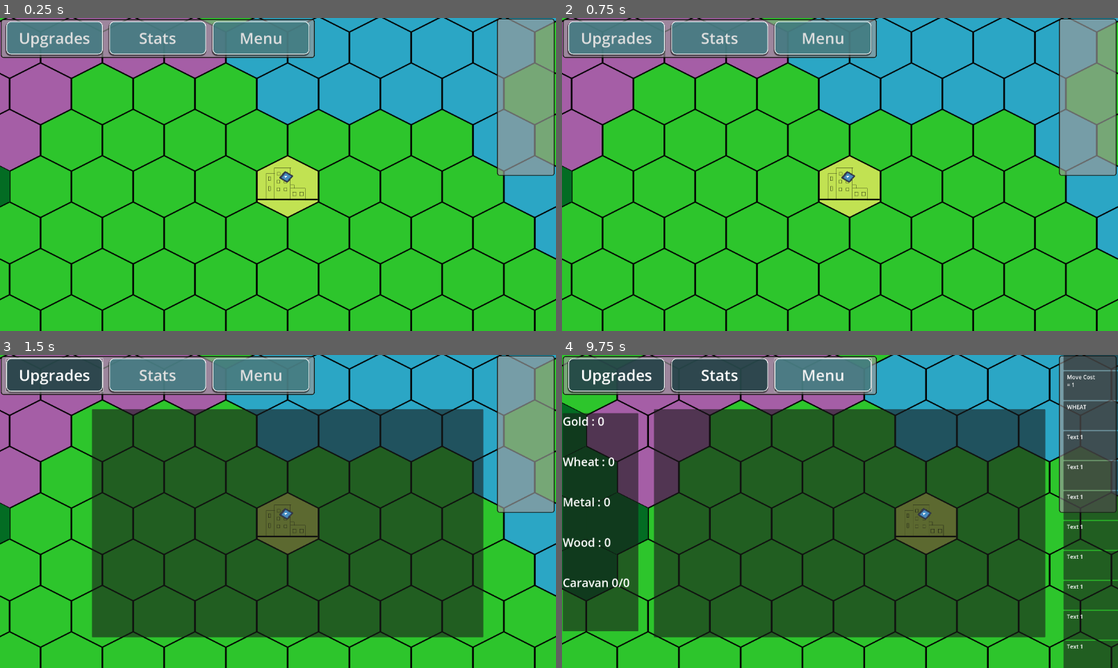
Above: before the commit, frames 1-4 (two rows, left to right).
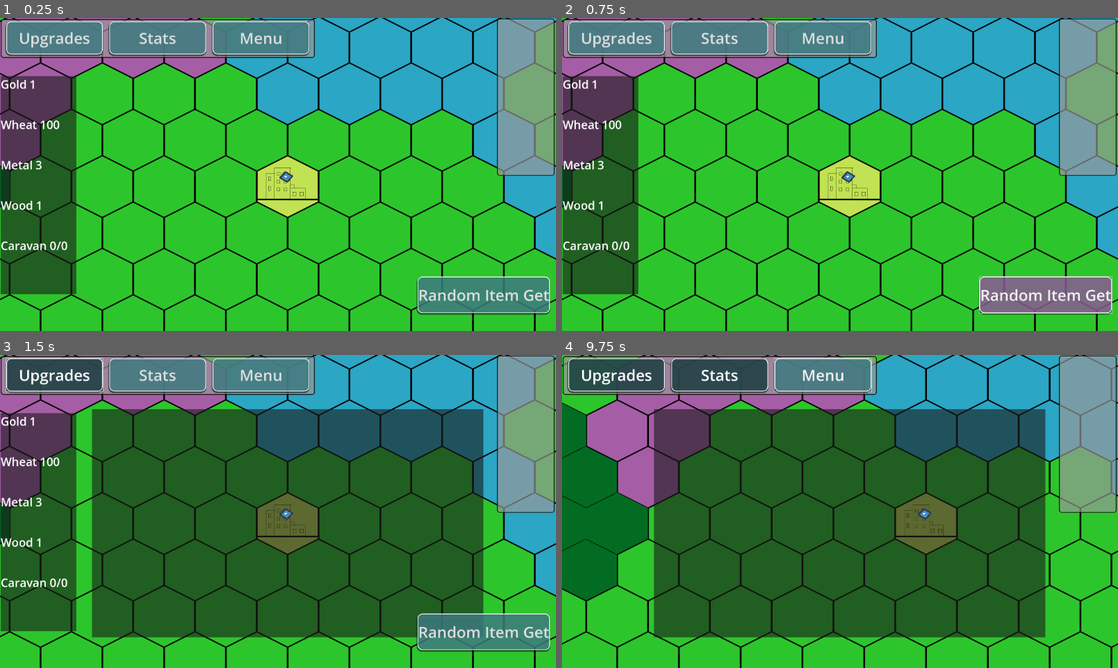
Above: after the commit, the same moments.

Repository: Group05Games/GMTK-Game-Jam-2025
Game: Godot game, scene res://Scenes/Main.tscn
The game is run twice, just before and just after one commit, with the same random seed, the same clock (stepped at 60 frames per second) and the same inputs. The engine's default icon, where the game draws it, is replaced by a stand-in: a white triangle on a blue panel in a dark square.
Inputs (mouse positions are in pixels of both pictures, inside the frame that each line leads up to):
- Up to frame 1 (0.25 s): no input
- Up to frame 2 (0.75 s): click (1045, 293) at 0.5 s, where only the run after the commit has a clickable "Random Item Get"
- Up to frame 3 (1.5 s): click "Upgrades" at 1.25 s
- Up to frame 4 (9.75 s): click "Stats" at 2 s; click "Menu" at 2.75 s; click "Main Menu" at 3.5 s; click "Options" at 4.25 s; click "Resume" at 5 s; move the mouse to (962, 495) at 5.77 s; hold D (Right) 5.78-6.53 s; click (962, 495) at 5.85 s; right-click (962, 495) at 6.05 s; move the mouse to (728, 527) at 6.52 s; hold S (Down) 6.53-7.28 s; right-click (728, 527) at 6.6 s; click (728, 527) at 6.8 s; move the mouse to (895, 442) at 7.27 s; hold D (Right) 7.28-8.03 s; click (895, 442) at 7.35 s; right-click (895, 442) at 7.55 s; move the mouse to (812, 574) at 8.02 s; hold W (Up) 8.03-8.78 s; right-click (812, 574) at 8.1 s; click (812, 574) at 8.3 s; move the mouse to (1006, 558) at 8.77 s; hold A (Left) from 8.78 s (still down); tap Mouse wheel down (Scroll_Down) at 8.85 s; click (1006, 558) at 8.92 s; right-click (1006, 558) at 9.05 s; tap Escape (Escape) at 9.4 s; move the mouse to (673, 464) at 9.52 s; tap Mouse wheel up (Scroll_Up) at 9.6 s

The runs differ from the first frame. In frame 1, 12% of the frame differs, in the area x 0-99%, y 18-95%; in frame 2, 12%; in frame 3, 12%; in frame 4, 19%, in the area x 0-100%, y 0-100%.

Commit message:
Added Main Menu
Added Main Menu
Added Stats Updating

Diff:
--- /dev/null
+++ b/new-game-project/Assets/Credits_Theme.tres
@@ -0,0 +1,8 @@
+[gd_resource type="Theme" load_steps=2 format=3 uid="uid://ddwcownhfnpwi"]
+
+[sub_resource type="StyleBoxFlat" id="StyleBoxFlat_q70ye"]
+bg_color = Color(0.506083, 0.454321, 0.431824, 1)
+
+[resource]
+Label/colors/font_color = Color(0, 0, 0, 1)
+Panel/styles/panel = SubResource("StyleBoxFlat_q70ye")
--- a/new-game-project/Assets/Menu_Theme.tres
+++ b/new-game-project/Assets/Menu_Theme.tres
@@ -1,7 +1,6 @@
-[gd_resource type="Theme" load_steps=5 format=3 uid="uid://bnhtrws5r2en4"]
+[gd_resource type="Theme" load_steps=4 format=3 uid="uid://bnhtrws5r2en4"]
 
 [ext_resource type="StyleBox" uid="uid://cyq5addfhgbpi" path="res://Assets/Button_Hover_Style_Box.tres" id="1_bjxs2"]
-[ext_resource type="StyleBox" uid="uid://cshytomkbkg3g" path="res://Assets/Menu_Style_Box.tres" id="1_lei82"]
 [ext_resource type="StyleBox" uid="uid://cpowr0lmsvg8q" path="res://Assets/Button_Style_Box.tres" id="1_v72vo"]
 [ext_resource type="StyleBox" uid="uid://qhkm68ic818p" path="res://Assets/Button_Pressed_Style_Box.tres" id="3_2cl36"]
 
@@ -11,4 +10,4 @@
 Button/styles/normal = ExtResource("1_v72vo")
 Button/styles/pressed = ExtResource("3_2cl36")
 Label/font_sizes/font_size = 48
-Panel/styles/panel = ExtResource("1_lei82")
+Panel/styles/panel = null
--- /dev/null
+++ b/new-game-project/Audio/default_bus_layout.tres
@@ -0,0 +1,21 @@
+[gd_resource type="AudioBusLayout" format=3 uid="uid://cjpptalj21nh6"]
+
+[resource]
+bus/1/name = &"Music"
+bus/1/solo = false
+bus/1/mute = false
+bus/1/bypass_fx = false
+bus/1/volume_db = 0.0
+bus/1/send = &"Master"
+bus/2/name = &"Sounds"
+bus/2/solo = false
+bus/2/mute = false
+bus/2/bypass_fx = false
+bus/2/volume_db = 0.0
+bus/2/send = &"Master"
+bus/3/name = &"New Bus 3"
+bus/3/solo = false
+bus/3/mute = false
+bus/3/bypass_fx = false
+bus/3/volume_db = 0.0
+bus/3/send = &"Master"
--- a/new-game-project/Prefabs/Camera.tscn
+++ b/new-game-project/Prefabs/Camera.tscn
@@ -1,8 +1,10 @@
-[gd_scene load_steps=4 format=3 uid="uid://b7kdwob6oncjc"]
+[gd_scene load_steps=6 format=3 uid="uid://b7kdwob6oncjc"]
 
 [ext_resource type="Script" uid="uid://b6yr7h2iwq52" path="res://Script/CameraController.gd" id="1_regp8"]
 [ext_resource type="Theme" uid="uid://ccoc373wmcfuo" path="res://Assets/Stats_Theme.tres" id="2_yp6pr"]
 [ext_resource type="PackedScene" uid="uid://muge8i3t54oq" path="res://Prefabs/Pause_Menu.tscn" id="3_yp6pr"]
+[ext_resource type="Script" uid="uid://d0xdcg0uqxfo2" path="res://Script/Stats_Controller.gd" id="4_twoia"]
+[ext_resource type="Theme" uid="uid://bnhtrws5r2en4" path="res://Assets/Menu_Theme.tres" id="5_s857k"]
 
 [node name="Camera2D" type="Camera2D"]
 zoom = Vector2(0.5, 0.5)
@@ -84,11 +86,11 @@
 metadata/_edit_use_anchors_ = true
 
 [node name="StatsPanel" type="Control" parent="."]
-visible = false
 layout_mode = 3
 anchors_preset = 0
 offset_right = 40.0
 offset_bottom = 40.0
+script = ExtResource("4_twoia")
 
 [node name="Panel" type="Panel" parent="StatsPanel"]
 layout_mode = 0
@@ -125,6 +127,16 @@
 layout_mode = 2
 text = "Caravan 0/0"
 
+[node name="GiveMeRandomResource" type="Button" parent="StatsPanel"]
+layout_mode = 0
+offset_left = 578.0
+offset_top = 423.0
+offset_right = 1079.0
+offset_bottom = 574.0
+theme = ExtResource("5_s857k")
+text = "Random Item Get"
+
 [connection signal="pressed" from="MenuPanel/HBoxContainer/Upgrades" to="." method="_on_upgrades_pressed"]
 [connection signal="pressed" from="MenuPanel/HBoxContainer/Stats" to="." method="_on_stats_pressed"]
 [connection signal="pressed" from="MenuPanel/HBoxContainer/Menu" to="." method="_on_menu_pressed"]
+[connection signal="pressed" from="StatsPanel/GiveMeRandomResource" to="." method="_on_give_me_random_resource_pressed"]
--- a/new-game-project/Prefabs/Pause_Menu.tscn
+++ b/new-game-project/Prefabs/Pause_Menu.tscn
@@ -82,6 +82,7 @@
 [node name="VolumeSliderMaster" type="HSlider" parent="SoundMenuContainer/VBoxContainer"]
 layout_mode = 2
 script = ExtResource("3_wrvdy")
+bus_Name = "Master"
 
 [node name="Music" type="Label" parent="SoundMenuContainer/VBoxContainer"]
 layout_mode = 2
@@ -91,6 +92,7 @@
 [node name="VolumeSliderMusic" type="HSlider" parent="SoundMenuContainer/VBoxContainer"]
 layout_mode = 2
 script = ExtResource("3_wrvdy")
+bus_Name = "Music"
 
 [node name="Sounds" type="Label" parent="SoundMenuContainer/VBoxContainer"]
 layout_mode = 2
@@ -100,6 +102,7 @@
 [node name="VolumeSliderSound" type="HSlider" parent="SoundMenuContainer/VBoxContainer"]
 layout_mode = 2
 script = ExtResource("3_wrvdy")
+bus_Name = "Sound"
 
 [node name="GoBack" type="Button" parent="SoundMenuContainer/VBoxContainer"]
 layout_mode = 2
--- a/new-game-project/Scenes/Main.tscn
+++ b/new-game-project/Scenes/Main.tscn
@@ -7,6 +7,7 @@
 [ext_resource type="TileSet" uid="uid://cp3r1y04vw1ab" path="res://Assets/Board_Tile_Tilemaps.tres" id="3_tq7qs"]
 [ext_resource type="Script" uid="uid://buj6ft1vvdf2f" path="res://addons/hexagon_tilemaplayer/hexagon_tilemaplayer.gd" id="4_asxmm"]
 [ext_resource type="PackedScene" uid="uid://bw2o1uuun6ifq" path="res://Prefabs/tile_information_display.tscn" id="7_jw32o"]
+[ext_resource type="PackedScene" uid="uid://muge8i3t54oq" path="res://Prefabs/Pause_Menu.tscn" id="8_50glp"]
 
 [sub_resource type="Curve2D" id="Curve2D_feffm"]
 _data = {
@@ -51,3 +52,6 @@
 one_shot = true
 
 [node name="TileInformationDisplay" parent="." instance=ExtResource("7_jw32o")]
+
+[node name="PauseMenu" parent="." instance=ExtResource("8_50glp")]
+visible = false
--- /dev/null
+++ b/new-game-project/Scenes/main_menu.tscn
@@ -0,0 +1,141 @@
+[gd_scene load_steps=6 format=3 uid="uid://clsvi4r7521vx"]
+
+[ext_resource type="Script" uid="uid://duova4pchps62" path="res://Script/Main_Menu_Controller.gd" id="1_1ehe0"]
+[ext_resource type="Texture2D" uid="uid://bxcoa8qiwgsy4" path="res://Imports/All Roads Lead To Home.png" id="1_48xlc"]
+[ext_resource type="Theme" uid="uid://bnhtrws5r2en4" path="res://Assets/Menu_Theme.tres" id="2_1ehe0"]
+[ext_resource type="Script" uid="uid://bn4418bjysxsc" path="res://Script/Volume_Slider.gd" id="4_ce3w2"]
+[ext_resource type="Theme" uid="uid://ddwcownhfnpwi" path="res://Assets/Credits_Theme.tres" id="5_n45e2"]
+
+[node name="MainMenu" type="Control"]
+layout_mode = 3
+anchors_preset = 15
+anchor_right = 1.0
+anchor_bottom = 1.0
+grow_horizontal = 2
+grow_vertical = 2
+script = ExtResource("1_1ehe0")
+
+[node name="Background" type="TextureRect" parent="."]
+z_index = -10
+layout_mode = 0
+offset_right = 1920.0
+offset_bottom = 1080.0
+scale = Vector2(0.6, 0.6)
+texture = ExtResource("1_48xlc")
+
+[node name="MarginContainer" type="MarginContainer" parent="."]
+layout_mode = 1
+anchors_preset = -1
+anchor_left = 0.00694444
+anchor_top = 0.479938
+anchor_right = 0.25
+anchor_bottom = 1.00772
+grow_horizontal = 0
+grow_vertical = 0
+theme_override_constants/margin_left = 15
+theme_override_constants/margin_top = 15
+theme_override_constants/margin_right = 15
+theme_override_constants/margin_bottom = 15
+metadata/_edit_use_anchors_ = true
+
+[node name="VBoxContainer" type="VBoxContainer" parent="MarginContainer"]
+layout_mode = 2
+theme = ExtResource("2_1ehe0")
+theme_override_constants/separation = 15
+
+[node name="Start" type="Button" parent="MarginContainer/VBoxContainer"]
+layout_mode = 2
+text = "Start"
+
+[node name="Options" type="Button" parent="MarginContainer/VBoxContainer"]
+layout_mode = 2
+text = "Options"
+
+[node name="Credits" type="Button" parent="MarginContainer/VBoxContainer"]
+layout_mode = 2
+text = "Credits"
+
+[node name="SoundMenuContainer" type="MarginContainer" parent="."]
+visible = false
+layout_mode = 1
+anchors_preset = -1
+anchor_left = 0.0998264
+anchor_top = 0.156636
+anchor_right = 0.900174
+anchor_bottom = 0.843364
+grow_horizontal = 2
+grow_vertical = 2
+metadata/_edit_use_anchors_ = true
+
+[node name="Panel" type="Panel" parent="SoundMenuContainer"]
+z_index = -4
+layout_mode = 2
+
+[node name="VBoxContainer" type="VBoxContainer" parent="SoundMenuContainer"]
+layout_mode = 2
+theme = ExtResource("2_1ehe0")
+theme_override_constants/separation = 17
+
+[node name="Master" type="Label" parent="SoundMenuContainer/VBoxContainer"]
+layout_mode = 2
+text = "Master Volume"
+horizontal_alignment = 1
+
+[node name="VolumeSliderMaster" type="HSlider" parent="SoundMenuContainer/VBoxContainer"]
+layout_mode = 2
+script = ExtResource("4_ce3w2")
+bus_Name = "Master"
+
+[node name="Music" type="Label" parent="SoundMenuContainer/VBoxContainer"]
+layout_mode = 2
+text = "Music Volume"
+horizontal_alignment = 1
+
+[node name="VolumeSliderMusic" type="HSlider" parent="SoundMenuContainer/VBoxContainer"]
+layout_mode = 2
+script = ExtResource("4_ce3w2")
+bus_Name = "Music"
+
+[node name="Sounds" type="Label" parent="SoundMenuContainer/VBoxContainer"]
+layout_mode = 2
+text = "Sound Volume"
+horizontal_alignment = 1
+
+[node name="VolumeSliderSound" type="HSlider" parent="SoundMenuContainer/VBoxContainer"]
+layout_mode = 2
+script = ExtResource("4_ce3w2")
+bus_Name = "Sounds"
+
+[node name="GoBack" type="Button" parent="SoundMenuContainer/VBoxContainer"]
+z_index = 1
+layout_mode = 2
+text = "Go Back"
+
+[node name="Credits" type="Panel" parent="."]
+visible = false
+layout_mode = 1
+anchors_preset = -1
+anchor_left = 0.25217
+anchor_top = 0.237654
+anchor_right = 0.74783
+anchor_bottom = 0.762346
+grow_horizontal = 2
+grow_vertical = 2
+theme = ExtResource("5_n45e2")
+metadata/_edit_use_anchors_ = true
+
+[node name="Label" type="Label" parent="Credits"]
+layout_mode = 0
+offset_right = 573.0
+offset_bottom = 336.0
+text = "Art
+Person 1
+Person 2
+Person 3
+Person 4"
+horizontal_alignment = 1
+
+[connection signal="pressed" from="MarginContainer/VBoxContainer/Start" to="." method="_on_start_pressed"]
+[connection signal="pressed" from="MarginContainer/VBoxContainer/Options" to="." method="_on_options_pressed"]
+[connection signal="pressed" from="MarginContainer/VBoxContainer/Credits" to="." method="_on_credits_pressed"]
+[connection signal="pressed" from="SoundMenuContainer/VBoxContainer/GoBack" to="." method="_on_go_back_pressed"]
--- a/new-game-project/Script/CameraController.gd
+++ b/new-game-project/Script/CameraController.gd
@@ -5,7 +5,7 @@
 @onready var menu: Button = $MenuPanel/HBoxContainer/Menu
 @onready var stats_panel: Control = $StatsPanel
 @onready var upgrades_panel: Control = $UpgradesPanel
-
+var LogShow
 
 func _physics_process(delta: float) -> void:
 	handle_movement(delta)
@@ -51,3 +51,14 @@
 
 func _on_upgrades_pressed() -> void:
 	upgrades_panel.visible = !upgrades_panel.visible
+
+
+func _on_give_me_random_resource_pressed() -> void:
+	var rng = randi_range(1,4)
+
+	#GlobalSettings.CityInventory.addArray([GlobalSettings.ResourceType.vrng, GlobalSettings.ResourceType[str(rng)]], [2, 1])
+
+
+
+func _on_log_pressed() -> void:
+	pass # Replace with function body.
--- a/new-game-project/Script/GlobalSettings.gd
+++ b/new-game-project/Script/GlobalSettings.gd
@@ -35,6 +35,7 @@
 var MaxZoom : float = 2.0
 var MinZoom : float = 0.1
 var InMenu : bool = false
+var bus_index: int
 
 func _ready():
 	CityInventory.initInv()
@@ -44,6 +45,7 @@
 	print("Wood " + str(CityInventory.inventory[ResourceType.WOOD]))
 	print("Gold " + str(CityInventory.inventory[ResourceType.GOLD]))
 	CityInventory.addArray([ResourceType.WOOD, ResourceType.GOLD], [2, 1])
+	CityInventory.addArray([ResourceType.WHEAT, ResourceType.GOLD], [100, 1])
 	print()
 	print("Wood " + str(CityInventory.inventory[ResourceType.WOOD]))
 	print("Gold " + str(CityInventory.inventory[ResourceType.GOLD]))
@@ -61,4 +63,4 @@
 	print("Metal " + str(CityInventory.inventory[ResourceType.METAL]))
 	print()
 	print("Wheat: " + str(CityInventory.inventory[ResourceType.WHEAT]))
-	CityInventory.convertToGold()
+	#CityInventory.convertToGold()
--- /dev/null
+++ b/new-game-project/Script/Main_Menu_Controller.gd
@@ -0,0 +1,29 @@
+extends Control
+
+@export var Map1 : PackedScene = preload("res://Scenes/Main.tscn")
+@onready var MainButtons: MarginContainer = $MarginContainer
+
+@onready var SoundMenu: MarginContainer = $SoundMenuContainer
+@onready var Credits: Panel = $Credits
+
+# Called when the node enters the scene tree for the first time.
+func _ready() -> void:
+	pass # Replace with function body.
+
+
+func _on_start_pressed() -> void:
+	get_tree().change_scene_to_packed(Map1)
+
+
+func _on_options_pressed() -> void:
+	MainButtons.visible = !MainButtons.visible
+	SoundMenu.visible = !SoundMenu.visible
+
+
+func _on_credits_pressed() -> void:
+	Credits.visible = !Credits.visible
+
+
+func _on_go_back_pressed() -> void:
+	MainButtons.visible = !MainButtons.visible
+	SoundMenu.visible = !SoundMenu.visible
--- /dev/null
+++ b/new-game-project/Script/Stats_Controller.gd
@@ -0,0 +1,19 @@
+extends Control
+
+@onready var gold: Label = $Panel/VBoxContainer/Gold
+@onready var wheat: Label = $Panel/VBoxContainer/Wheat
+@onready var metal: Label = $Panel/VBoxContainer/Metal
+@onready var wood: Label = $Panel/VBoxContainer/Wood
+@onready var caravan_total: Label = $Panel/VBoxContainer/CaravanTotal
+
+# Called when the node enters the scene tree for the first time.
+func _ready() -> void:
+	pass # Replace with function body.
+
+
+# Called every frame. 'delta' is the elapsed time since the previous frame.
+func _physics_process(delta: float) -> void:
+	gold.text = "Gold " + str(GlobalSettings.CityInventory.inventory[GlobalSettings.ResourceType.GOLD])
+	wheat.text = "Wheat " + str(GlobalSettings.CityInventory.inventory[GlobalSettings.ResourceType.WHEAT])
+	metal.text = "Metal " + str(GlobalSettings.CityInventory.inventory[GlobalSettings.ResourceType.METAL])
+	wood.text = "Wood " + str(GlobalSettings.CityInventory.inventory[GlobalSettings.ResourceType.WOOD])
--- a/new-game-project/Script/Tile_Interaction_Controller.gd
+++ b/new-game-project/Script/Tile_Interaction_Controller.gd
@@ -9,25 +9,25 @@
 	pass
 
 func _physics_process(delta: float) -> void:
-	if Input.is_action_just_pressed("Mouse_1"):
-		MousePress = get_global_mouse_position()
-		var result = map.local_to_cube(MousePress)
+	if Input.is_action_just_pressed("Mouse_1") && GlobalSettings.InMenu != true:
+		MousePress = get_global_mouse_position() #Where is mouse cursor
+		var result = map.local_to_cube(MousePress)  #Converting cursor space into Hex Space
 		#print("Clicked " , MousePress , " and found: " , result)
 
-		var tile = map.get_cell_source_id(map.cube_to_map(result))
+		var tile = map.get_cell_source_id(map.cube_to_map(result)) #Covert Hex Space into 2D TileMap Space
 		#print(tile)
 		#print(GlobalSettings.TileDictionary.Bog.ID)
 
 		var ev := EventManager.get_event_by_name("Bandit Ambush")
 		EventManager.show_event_popup(ev, tile)
 
-		var search = str(tile)
-		if tile != -1 && GlobalSettings.TileDictionary[search] != null:
+		var search = str(tile) #Convert Tile int into string
+		if tile != -1 && GlobalSettings.TileDictionary[search] != null: #Check if valid tile or null
 			print(GlobalSettings.TileDictionary[search])
 		else:
 			print("invalid tile")
 
-	if Input.is_action_just_pressed("Mouse_2"):
+	if Input.is_action_just_pressed("Mouse_2") && GlobalSettings.InMenu != true:
 		MousePress = get_global_mouse_position()
 		var result = map.local_to_cube(MousePress)
 		#print("Clicked " , MousePress , " and found: " , result)
--- a/new-game-project/Script/pause_menu.gd
+++ b/new-game-project/Script/pause_menu.gd
@@ -1,6 +1,6 @@
 extends Control
 
-@export var Main_Menu : PackedScene
+@export var Main_Menu : PackedScene = preload("res://Scenes/main_menu.tscn")
 @onready var pause_menu_container: MarginContainer = $PauseMenuContainer
 @onready var sound_menu_container: MarginContainer = $SoundMenuContainer
 
--- a/new-game-project/project.godot
+++ b/new-game-project/project.godot
@@ -14,6 +14,10 @@
 run/main_scene="uid://dpwvrpmexdr2q"
 config/features=PackedStringArray("4.4", "Forward Plus")
 config/icon="res://icon.svg"
+
+[audio]
+
+buses/default_bus_layout="res://Audio/default_bus_layout.tres"
 
 [autoload]
 
Binary file added: new-game-project/Imports/All Roads Lead To Home.png
Not shown, added: new-game-project/Imports/All Roads Lead To Home.png.import
Not shown: 1 places in new-game-project/Scenes/Main.tscn that only renumber resources
Not shown, added: new-game-project/Script/Main_Menu_Controller.gd.uid
Not shown, added: new-game-project/Script/Stats_Controller.gd.uid
